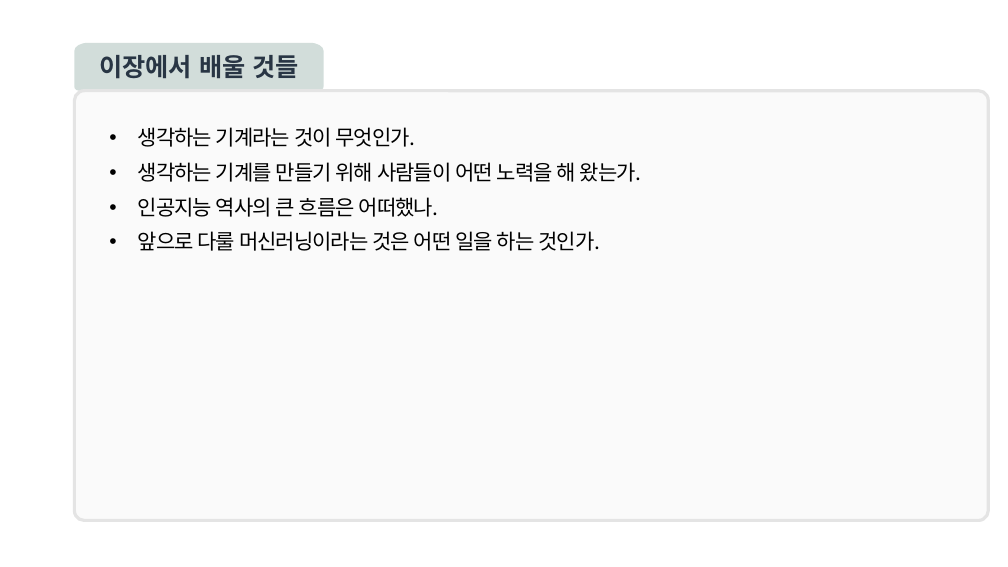
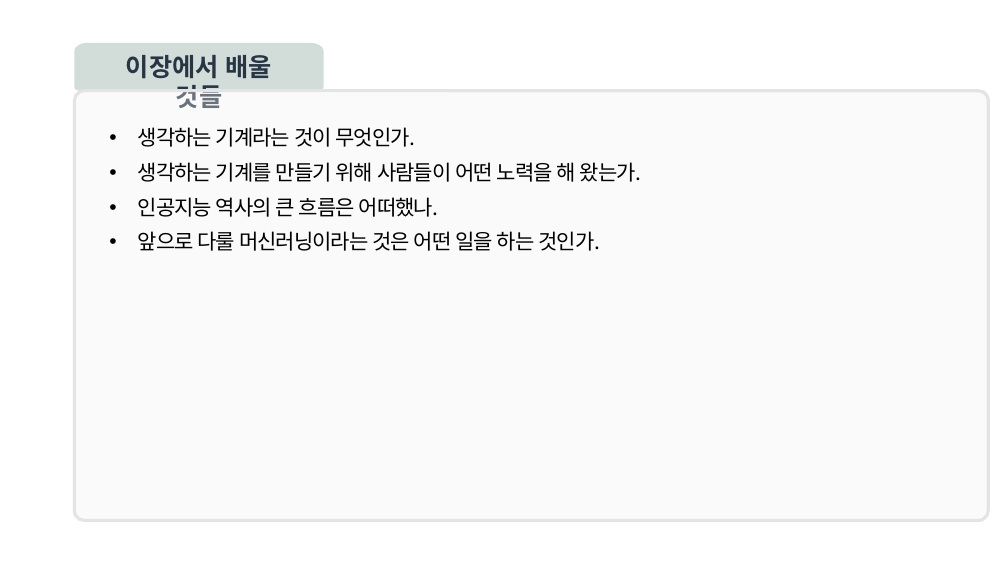
Before and after one commit to dknife/2022MLClass, a slide deck: slide 2 of LectureNotes/01장_머신러닝이란.pptx. Drawn at 1008x567 pixels with LibreOffice and Linux fonts; fonts in the diff are those of the drawing. Boxes give left, top, right and bottom in pixels: in the first picture for what was removed or moved away, otherwise in the second. Text is boxed around its words. In the diff, an @@ line names an element or a change of style, - is before the commit and + after.

```diff
--- a/LectureNotes/01장_머신러닝이란.pptx
+++ b/LectureNotes/01장_머신러닝이란.pptx
@@ text "이장에서 배울 것들" rewrapped from bbox=[99, 55, 298, 79] to bbox=[126, 55, 272, 108] @@
```
Also in this commit, not shown: 19 other slides changed, 1 other file.
